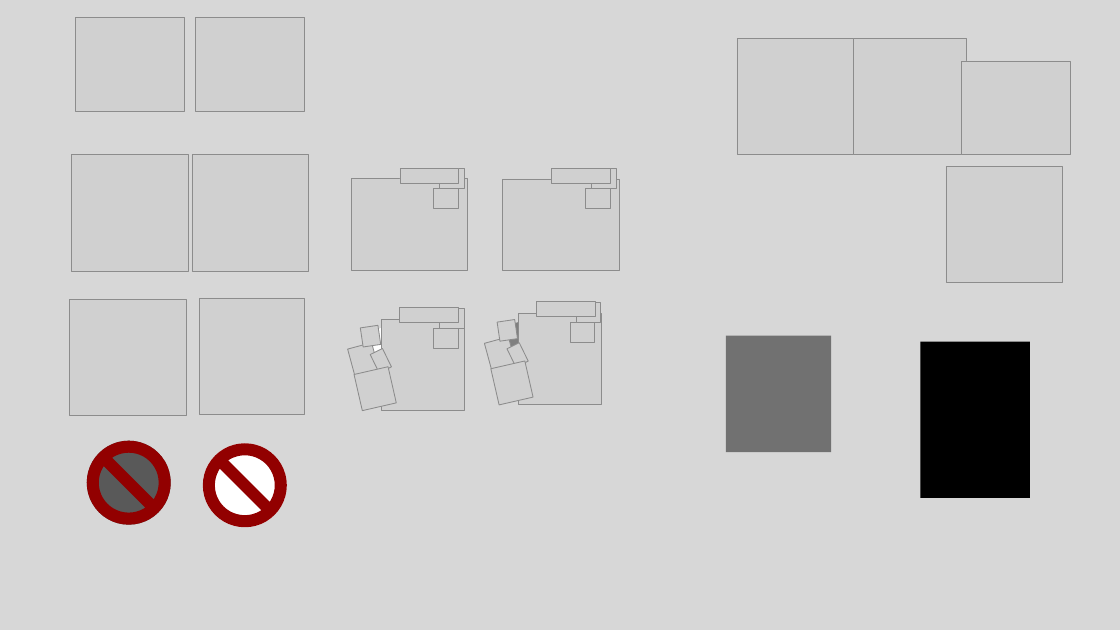
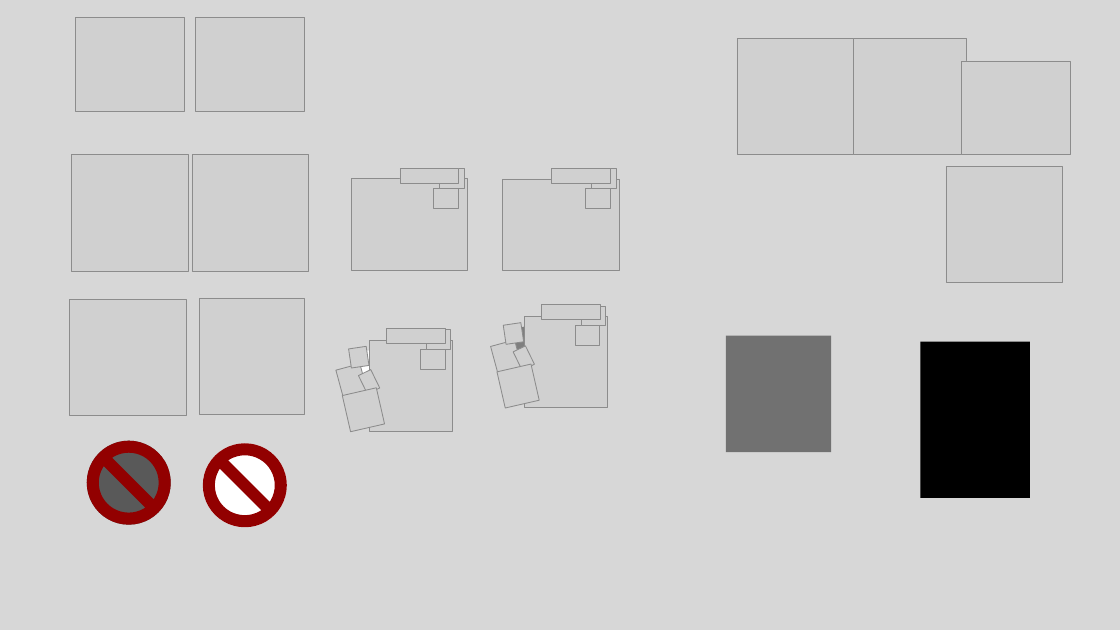
Before and after one commit to giladghgh/chess-coach, a slide deck: slide 16 of media/workshop.pptx. Drawn at 1120x630 pixels with LibreOffice and Linux fonts; fonts in the diff are those of the drawing; grey boxes stand for pictures; background and template pictures are left out. Boxes give left, top, right and bottom in pixels: in the first picture for what was removed or moved away, otherwise in the second. Text is boxed around its words. In the diff, an @@ line names an element or a change of style, - is before the commit and + after.

```diff
--- a/media/workshop.pptx
+++ b/media/workshop.pptx
@@ picture at [387, 329, 446, 344]: rotation 261 to 270 degrees @@
@@ picture: place and size @@
-picture at [434, 329, 458, 349]
+picture at [427, 329, 451, 350]
@@ 6 pictures, 1 freeform shape: place and size @@
-6 pictures, 1 freeform shape at [485, 303, 602, 405]
+6 pictures, 1 freeform shape at [490, 306, 607, 408]
@@ picture: place and size @@
-picture at [497, 320, 517, 341]
+picture at [504, 322, 524, 344]
@@ picture: place and size @@
-picture at [536, 302, 595, 317]
+picture at [542, 304, 601, 319]
@@ freeform shape: place and size @@
-freeform shape at [355, 311, 459, 398]
+freeform shape at [343, 334, 446, 421]
@@ picture at [349, 347, 369, 368]: rotation 254 to 261 degrees @@
@@ picture: place and size @@
-picture at [400, 308, 459, 323]
+picture at [370, 340, 453, 432]
@@ picture at [421, 350, 445, 370]: rotation 270 to 180 degrees @@
@@ picture at [336, 364, 367, 397]: rotation 243 to 254 degrees @@
@@ picture at [342, 388, 385, 432]: rotation 180 to 257 degrees @@
@@ picture at [358, 369, 379, 393]: rotation 257 to 243 degrees @@
```
Also in this commit, not shown: 7 other files.
